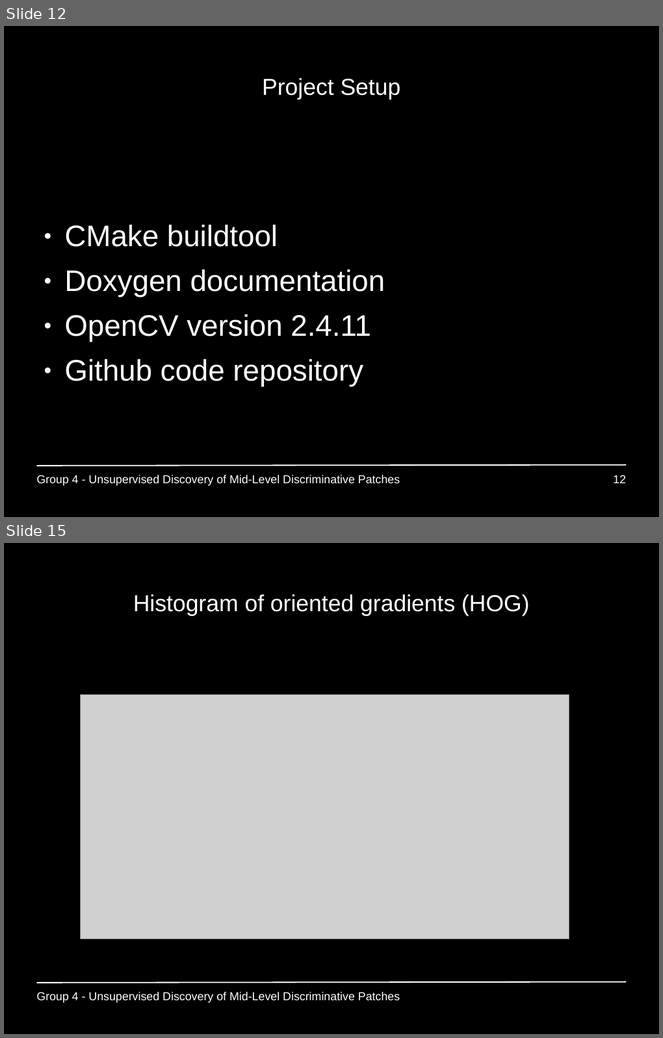
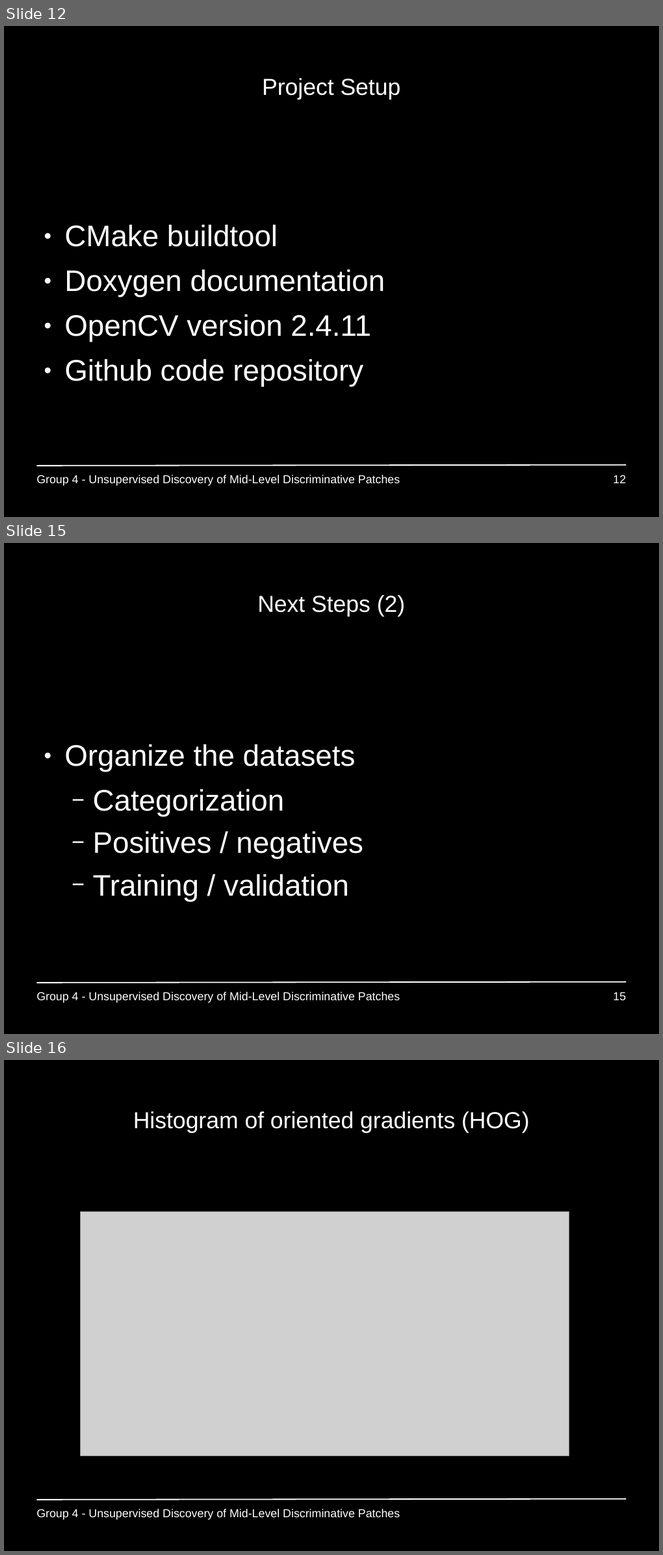
Before and after one commit to GiannisPapadopoulos/DiscriminativePatches, a slide deck: presentations/period1/MAI_Project1_Group4.ppt. Shown one above the other, each under a label of ours: slides 12 and 15 before the commit, slides 12, 15 and 16 after it; the slides between them are not shown. The pictures are 663x1038 and 663x1555 pixels, drawn with LibreOffice and Linux fonts; fonts in the diff are those of the drawing; grey boxes stand for pictures; background and template pictures are left out. Boxes give left, top, right and bottom in pixels: in the first picture for what was removed or moved away, otherwise in the second. Text is boxed around its words. In the diff, an @@ line names an element or a change of style, - is before the commit and + after.

Commit message:
First and next steps update

```diff
--- a/presentations/period1/MAI_Project1_Group4.ppt
+++ b/presentations/period1/MAI_Project1_Group4.ppt
@@ slide 15 added at (4, 543, 659, 1034), background #000000; not listed: 1 template element that a slide beside it also shows @@
@@ title added at (258, 595, 405, 616), 28 pt, text #FFFFFF @@
+Next Steps (2)
@@ text added at (64, 745, 363, 902), 36 pt, text #FFFFFF @@
+● Organize the datasets
+  − Categorization
+  − Positives / negatives
+  − Training / validation
@@ text added at (36, 992, 400, 1003), 14 pt, text #FFFFFF @@
+Group 4 - Unsupervised Discovery of Mid-Level Discriminative Patches
@@ page number added at (613, 992, 626, 1001), 14 pt, text #FFFFFF @@
+15
@@ what was slide 15 is now slide 16 @@
```
Also in this commit, not shown: 3 slides changed.
